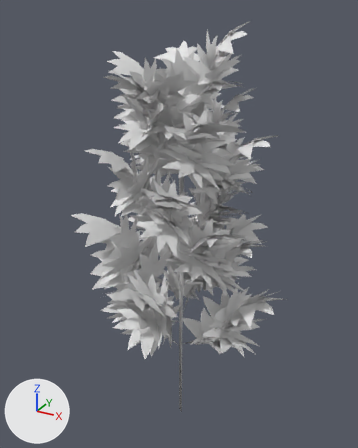
The FBX model Models/Plants/FloweringIndica.fbx: old version first, new version second.
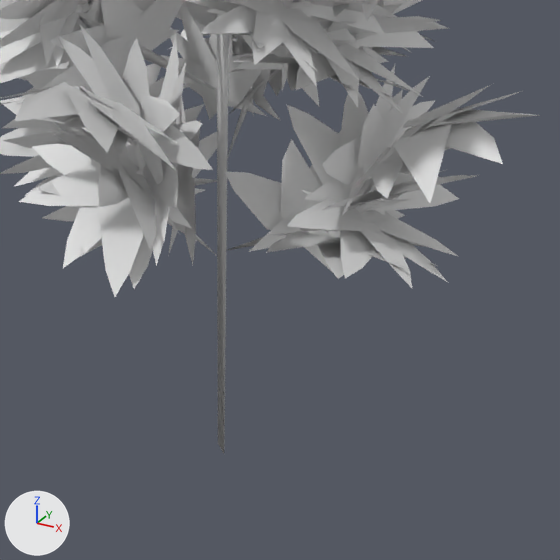
Old and new are each drawn whole from a 50 mm camera at (0.74, -1.346, 1.535) aimed at (-0.013, 0.023, 0.851) and again close up on the part from 30% to 82% of the width and 58% to 100% of the height. Every picture has the same lights, and +X, +Y and +Z are marked at lower left. The last two pictures show the newer version. Materials are left out; every surface is plain grey. Where no turn or scale is listed for an object, it has been applied to the vertices.

Before the edit, the objects in view are built like this:
```python
me_sativaleaf_retopology_003 = bpy.data.meshes.new('SativaLeaf_Retopology.003')
me_sativaleaf_retopology_003.from_pydata(...)  # 7562 vertices, 5000 faces; spans x -0.359..0.384, y -0.384..0.359, z 0.058..1.5
# faces by material slot: [4648, 352]
me_sativaleaf_retopology_003.materials.append(mat_weed_011)
me_sativaleaf_retopology_003.materials.append(mat_material_006)
ob_floweringindica = bpy.data.objects.new('FloweringIndica', me_sativaleaf_retopology_003)
ob_floweringindica.location = (0.0, 0.0, 0.0)
```
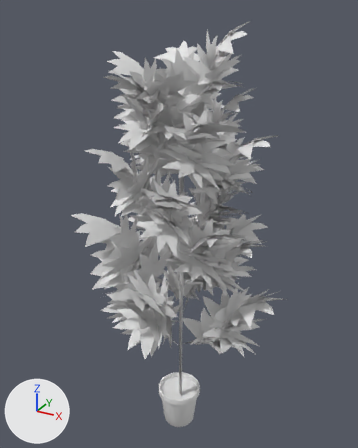
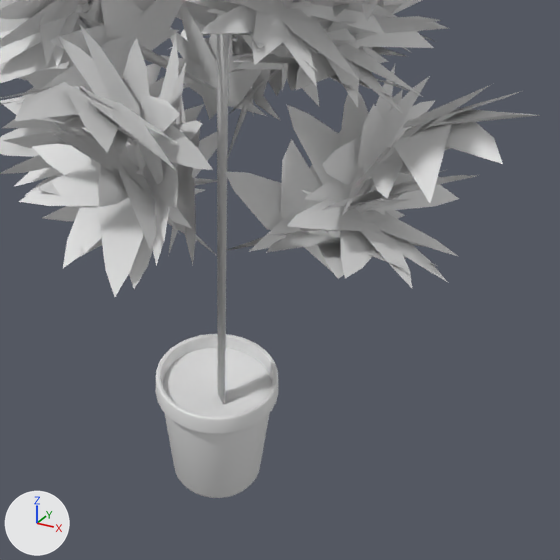
The newer file is also turned or shifted as a whole; pictures and numbers use the older file's frame.

The edits, one by one:
me_sativaleaf_retopology_003 is used by ob_floweringindica; location (0.0, 0.0, 0.0).
me_sativaleaf_retopology_003 had 7562 vertices, 5000 faces and spanned x -0.359..0.384, y -0.384..0.359, z 0.058..1.5.
me_sativaleaf_retopology_003 now has 8116 vertices, 5511 faces and spans x -0.359..0.384, y -0.384..0.359, z 0.005..1.5.
me_sativaleaf_retopology_003 part 1: a new loose piece of 512 vertices spanning x -0.081..0.081, y -0.081..0.081, z 0.005..0.168.
me_sativaleaf_retopology_003 part 2: a new loose piece of 42 vertices spanning x -0.074..0.074, y -0.072..0.072, z 0.143..0.15.

Location of each change, [x1, y1, x2, y2] in pixels of the close-ups (560 x 560 px):
'FloweringIndica', reshaped
    before: [0, 0, 540, 453]
    after: [0, 0, 540, 498]
part 1 of me_sativaleaf_retopology_003, added
    after: [156, 334, 278, 498]
part 2 of me_sativaleaf_retopology_003, added
    after: [163, 348, 271, 416]
